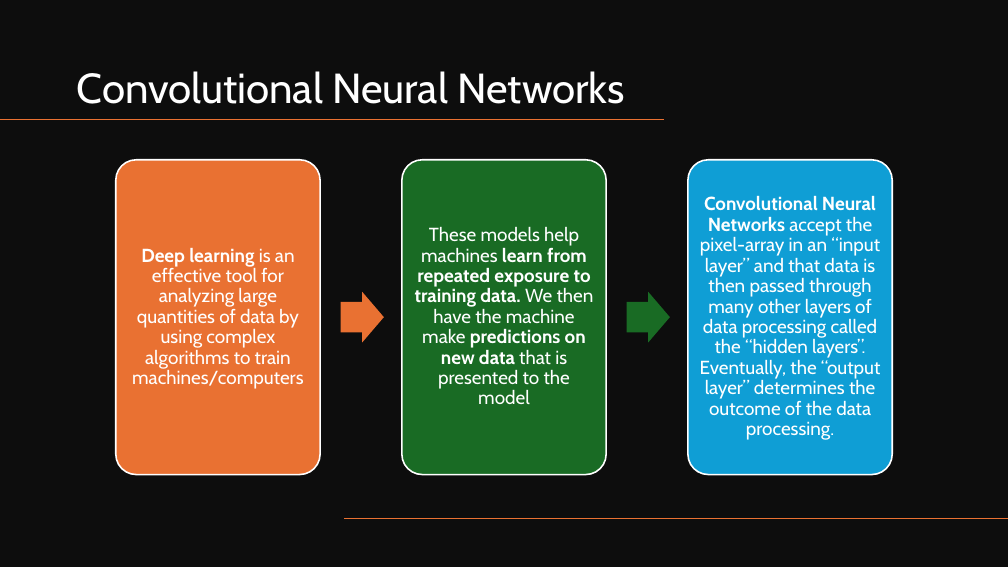
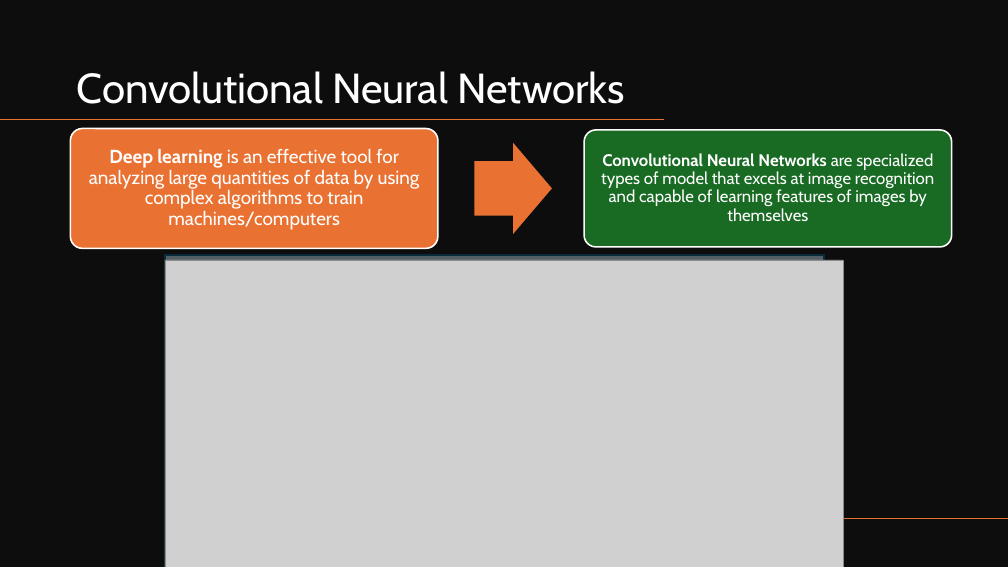
Before and after one commit to valdesgabriel/mtg-image-classification, a slide deck: slide 10 of presentation/Binary Image Classification Presentation.pptx. Drawn at 1008x567 pixels with LibreOffice and Linux fonts; fonts in the diff are those of the drawing; grey boxes stand for pictures. Boxes give left, top, right and bottom in pixels: in the first picture for what was removed or moved away, otherwise in the second. Text is boxed around its words. In the diff, an @@ line names an element or a change of style, - is before the commit and + after.

```diff
--- a/presentation/Binary Image Classification Presentation.pptx
+++ b/presentation/Binary Image Classification Presentation.pptx
@@ background #FFFFFF to #242424 @@
@@ text "Deep learning is an effective ..." rewrapped from <box>132,248,303,389</box> to <box>89,149,420,230</box> @@
@@ group added at <box>70,129,952,249</box>: 2 rounded rectangles, 1 right arrow, 1 text @@
+Convolutional Neural Networks are specialized types of model that excels at image recognition and capable of learning features of images by themselves
@@ group removed at <box>116,160,892,474</box>: 3 rounded rectangles, 2 right arrows, 2 texts @@
-These models help machines learn from repeated exposure to training data. We then have the machine make predictions on new data that is presented to the model
-Convolutional Neural Networks accept the pixel-array in an “input layer” and that data is then passed through many other layers of data processing called the “hidden layers”. Eventually, the “output layer” determines the outcome of the data processing.
@@ rectangle added at <box>165,255,824,567</box>, fill #C1E5F5 at 38% opacity, outline #092A39 1.5 pt @@
@@ picture added at <box>165,260,843,567</box> @@
```
Also in this commit, not shown: 7 other slides changed, 1 slide added, 2 other files.
